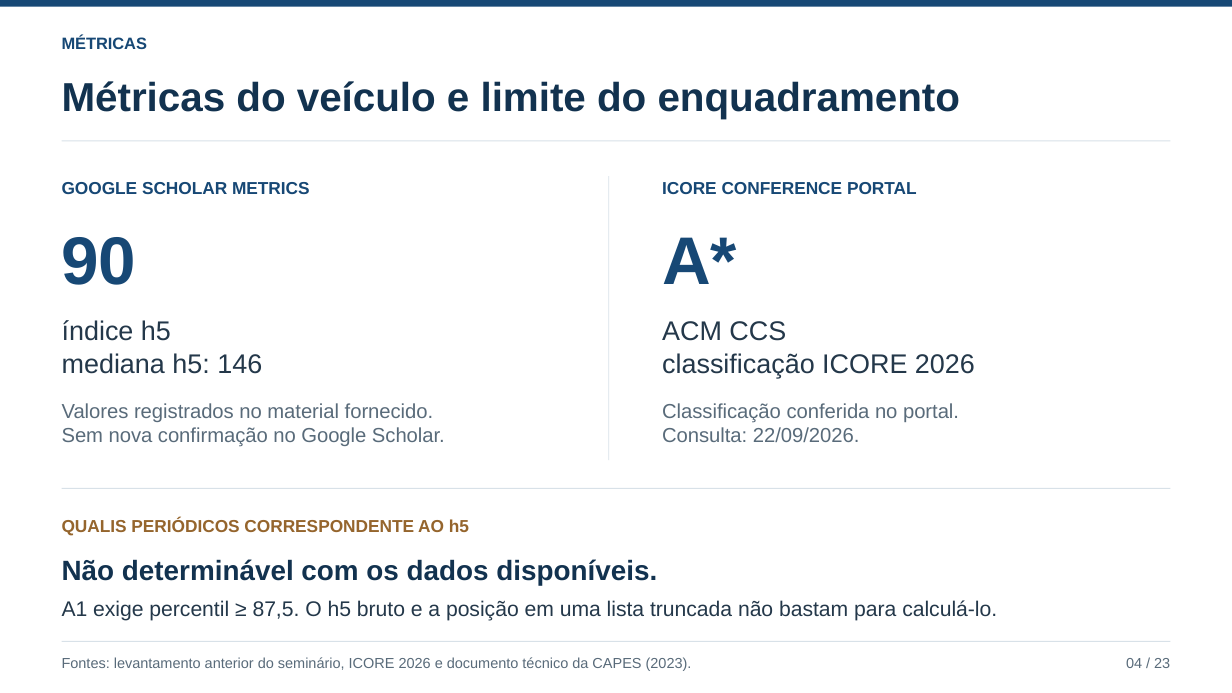
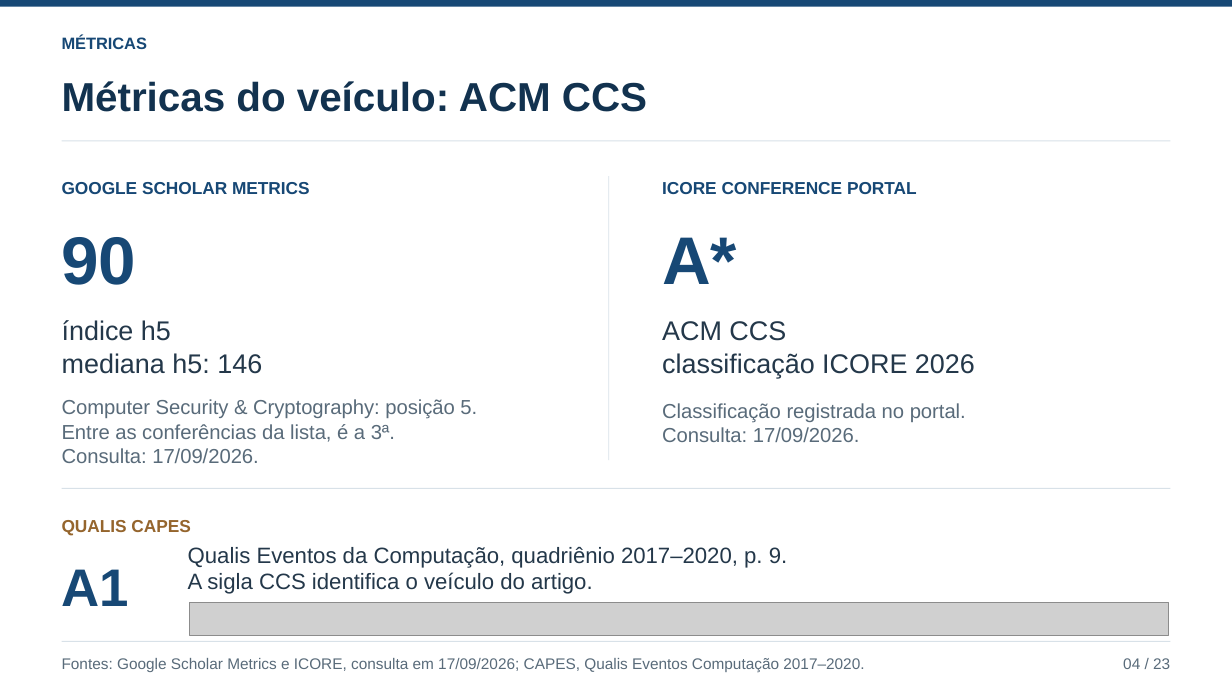
Before and after one commit to ClaudioAMF1/TCC, a slide deck: slide 4 of seminario/apresentacao/seminario-analise-de-artigo.pptx. Drawn at 1232x693 pixels with LibreOffice and Linux fonts; fonts in the diff are those of the drawing; grey boxes stand for pictures. Boxes give left, top, right and bottom in pixels: in the first picture for what was removed or moved away, otherwise in the second. Text is boxed around its words. In the diff, an @@ line names an element or a change of style, - is before the commit and + after.

```diff
--- a/seminario/apresentacao/seminario-analise-de-artigo.pptx
+++ b/seminario/apresentacao/seminario-analise-de-artigo.pptx
@@ text at [62, 81, 647, 112]: text changed @@
-Métricas do veículo e limite do enquadramento
+Métricas do veículo: ACM CCS
@@ text at [62, 399, 477, 463]: text changed @@
-Valores registrados no material fornecido.
-Sem nova confirmação no Google Scholar.
+Computer Security & Cryptography: posição 5.
+Entre as conferências da lista, é a 3ª.
+Consulta: 17/09/2026.
@@ text at [662, 403, 966, 442]: text changed @@
-Classificação conferida no portal.
-Consulta: 22/09/2026.
+Classificação registrada no portal.
+Consulta: 17/09/2026.
@@ text at [62, 520, 190, 536]: text changed @@
-QUALIS PERIÓDICOS CORRESPONDENTE AO h5
+QUALIS CAPES
@@ text removed at [62, 559, 657, 585] @@
-Não determinável com os dados disponíveis.
@@ text added at [62, 569, 130, 606], 41.2 pt, text #174875, bold @@
+A1
@@ text at [188, 547, 787, 594]: text changed; size 16.5 to 17.2 pt @@
-A1 exige percentil ≥ 87,5. O h5 bruto e a posição em uma lista truncada não bastam para calculá-lo.
+Qualis Eventos da Computação, quadriênio 2017–2020, p. 9.
+A sigla CCS identifica o veículo do artigo.
@@ picture added at [189, 603, 1169, 635] @@
@@ text at [62, 658, 864, 672]: text changed; size 11.2 to 12 pt @@
-Fontes: levantamento anterior do seminário, ICORE 2026 e documento técnico da CAPES (2023).
+Fontes: Google Scholar Metrics e ICORE, consulta em 17/09/2026; CAPES, Qualis Eventos Computação 2017–2020.
@@ text "04 / 23" at [1123, 658, 1170, 669]: size 11.2 to 12 pt @@
```
Also in this commit, not shown: 24 other slides changed, 13 other files.
